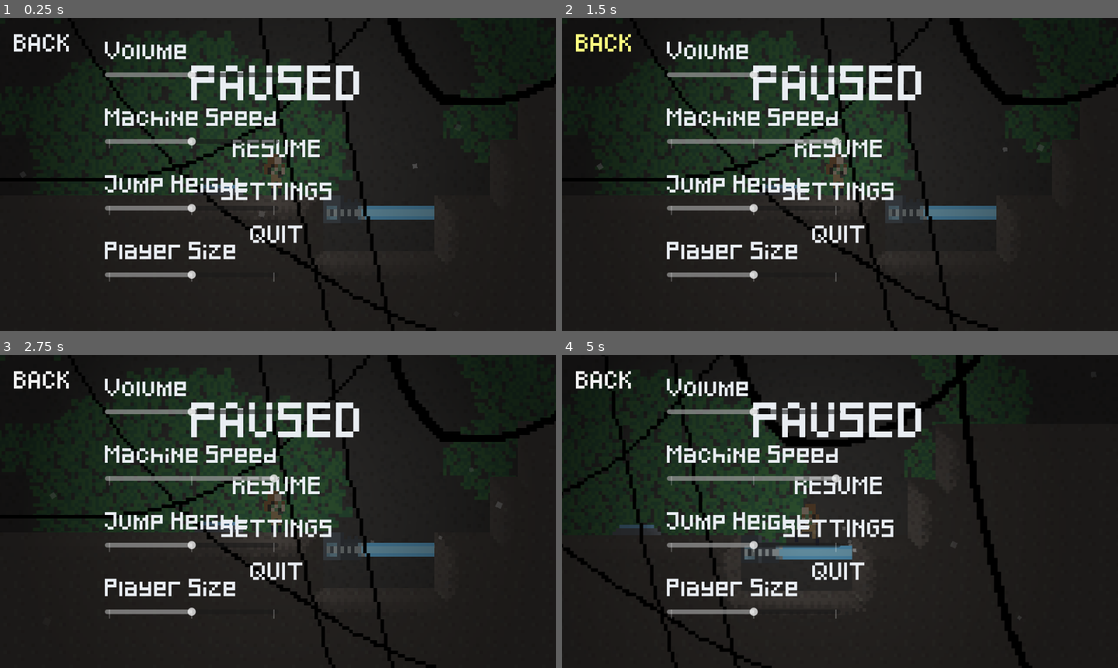
Above: before the commit, frames 1-4 (two rows, left to right).
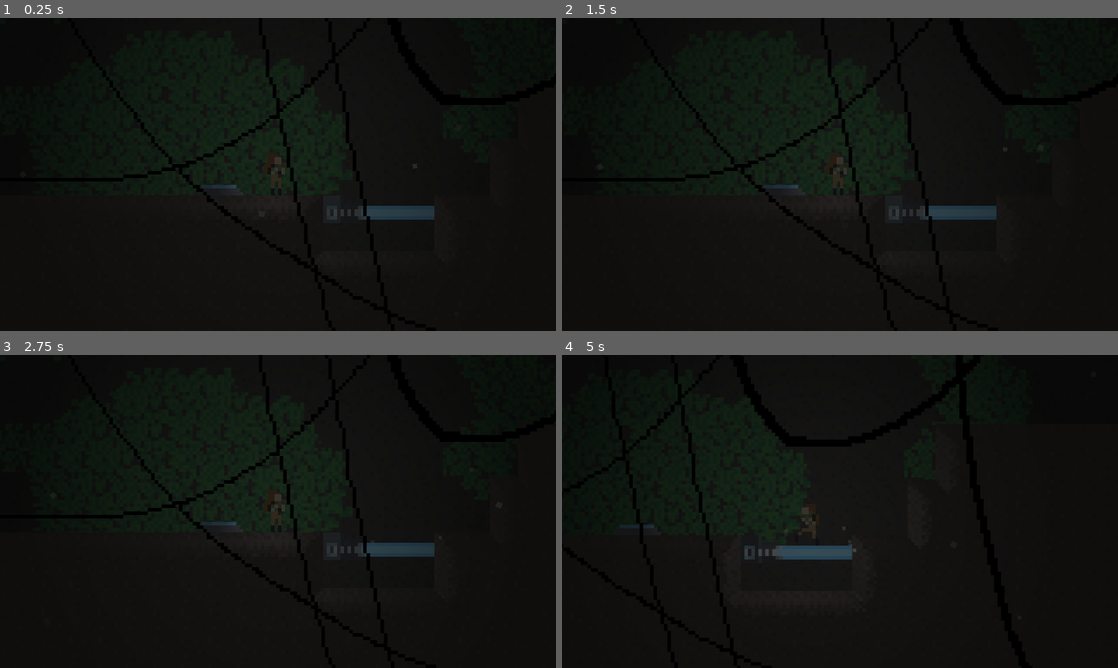
Above: after the commit, the same moments.

Repository: EpicBettaFish/trijam314
Game: Godot game, scene res://scenes/rowanTestScene.tscn
The game is run twice, just before and just after one commit, with the same random seed, the same clock (stepped at 60 frames per second) and the same inputs. The project has no main scene, so this scene is started directly.
Inputs (mouse positions are in pixels of both pictures, inside the frame that each line leads up to):
- Up to frame 1 (0.25 s): no input
- Up to frame 2 (1.5 s): click (840, 146) at 0.5 s, where only the run before the commit has a clickable "RESUME"; click (606, 39) at 1.25 s, where only the run before the commit has a clickable "BACK"
- Up to frame 3 (2.75 s): click (278, 524) at 2 s, where only the run before the commit has a clickable "SETTINGS"
- Up to frame 4 (5 s): hold D (right) 2.78-4.28 s; tap Up (jump) at 3.02, 3.77 s; hold Left (left) from 4.28 s (still down)

The runs differ from the first frame. In frame 1, 15% of the frame differs, in the area x 2-84%, y 5-85%; in frame 2, 15%; in frame 3, 15%, in the area x 2-91%, y 5-85%; in frame 4, 13%.

Commit message:
screw you :(

Diff:
--- a/project.godot
+++ b/project.godot
@@ -51,6 +51,12 @@
 "events": [Object(InputEventKey,"resource_local_to_scene":false,"resource_name":"","device":-1,"window_id":0,"alt_press …(195 unchanged characters)…
 ]
 }
+pause={
+"deadzone": 0.2,
+"events": [Object(InputEventKey,"resource_local_to_scene":false,"resource_name":"","device":-1,"window_id":0,"alt_pressed":false,"shift_pressed":false,"ctrl_pressed":false,"meta_pressed":false,"pressed":false,"keycode":0,"physical_keycode":4194308,"key_label":0,"unicode":0,"location":0,"echo":false,"script":null)
+, Object(InputEventKey,"resource_local_to_scene":false,"resource_name":"","device":-1,"window_id":0,"alt_pressed":false,"shift_pressed":false,"ctrl_pressed":false,"meta_pressed":false,"pressed":false,"keycode":0,"physical_keycode":4194305,"key_label":0,"unicode":0,"location":0,"echo":false,"script":null)
+]
+}
 
 [layer_names]
 
--- a/scenes/menu.tscn
+++ b/scenes/menu.tscn
@@ -99,26 +99,28 @@
 font_size = 25
 font_color = Color(0.912, 0.929733, 0.95, 1)
 
+[sub_resource type="LabelSettings" id="LabelSettings_vjb58"]
+font = ExtResource("2_con2f")
+font_size = 80
+font_color = Color(0.921892, 0, 0.343859, 1)
+
 [node name="Menu" type="CanvasLayer"]
 script = ExtResource("1_vjb58")
+
+[node name="Darken" type="TextureRect" parent="."]
+modulate = Color(0, 0, 0, 0.647059)
+anchors_preset = -1
+anchor_right = 24.0
+anchor_bottom = 13.5
+grow_horizontal = 2
+grow_vertical = 2
+texture = SubResource("CanvasTexture_myx47")
 
 [node name="PausedMenu" type="Control" parent="."]
 layout_mode = 3
 anchors_preset = 0
 offset_right = 40.0
 offset_bottom = 40.0
-
-[node name="Darken" type="TextureRect" parent="PausedMenu"]
-modulate = Color(0, 0, 0, 0.364706)
-layout_mode = 1
-anchors_preset = -1
-anchor_right = 24.0
-anchor_bottom = 13.5
-offset_right = -6.10352e-05
-offset_bottom = -6.10352e-05
-grow_horizontal = 2
-grow_vertical = 2
-texture = SubResource("CanvasTexture_myx47")
 
 [node name="PAUSED" type="Label" parent="PausedMenu"]
 layout_mode = 1
@@ -211,10 +213,10 @@
 offset_bottom = 383.0
 grow_horizontal = 2
 grow_vertical = 2
-theme_override_colors/font_hover_color = Color(1, 1, 0.5, 1)
+theme_override_colors/font_hover_color = Color(0.999999, 0.457775, 0.545322, 1)
 theme_override_colors/icon_normal_color = Color(0, 0, 0, 0)
 theme_override_colors/font_color = Color(0.913725, 0.929412, 0.94902, 1)
-theme_override_colors/font_pressed_color = Color(1, 1, 0.141176, 1)
+theme_override_colors/font_pressed_color = Color(0.921569, 0, 0.345098, 1)
 theme_override_fonts/font = ExtResource("2_con2f")
 theme_override_font_sizes/font_size = 25
 theme_override_styles/focus = SubResource("StyleBoxEmpty_shxmr")
@@ -327,3 +329,25 @@
 rounded = true
 tick_count = 3
 ticks_on_borders = true
+
+[node name="QuitLabel" type="Label" parent="."]
+visible = false
+anchors_preset = 3
+anchor_left = 1.0
+anchor_top = 1.0
+anchor_right = 1.0
+anchor_bottom = 1.0
+offset_left = -904.13
+offset_top = -389.82
+offset_right = -72.13
+offset_bottom = -165.82
+grow_horizontal = 0
+grow_vertical = 0
+rotation = -0.0610865
+text = "screw you  :("
+label_settings = SubResource("LabelSettings_vjb58")
+
+[connection signal="pressed" from="PausedMenu/RESUME" to="." method="_on_resume_pressed"]
+[connection signal="pressed" from="PausedMenu/SETTINGS" to="." method="_on_settings_pressed"]
+[connection signal="pressed" from="PausedMenu/QUIT" to="." method="_on_quit_pressed"]
+[connection signal="pressed" from="SettingsMenu/BACK" to="." method="_on_back_pressed"]
--- a/scripts/Singleton.gd
+++ b/scripts/Singleton.gd
@@ -1,4 +1,6 @@
 extends Node
+
+
 
 
 func _process(delta: float) -> void:
--- a/scripts/menu.gd
+++ b/scripts/menu.gd
@@ -1,11 +1,49 @@
 extends CanvasLayer
 
+@onready var settings_menu: Control = $SettingsMenu
+@onready var paused_menu: Control = $PausedMenu
+@onready var quit_label: Label = $QuitLabel
+@onready var darken: TextureRect = $Darken
 
 # Called when the node enters the scene tree for the first time.
 func _ready() -> void:
-	pass # Replace with function body.
-
+	process_mode = PROCESS_MODE_ALWAYS
+	settings_menu.visible = false
+	paused_menu.visible = false
 
 # Called every frame. 'delta' is the elapsed time since the previous frame.
 func _process(delta: float) -> void:
-	pass
+	if Input.is_action_just_pressed("pause"):
+		if paused_menu.visible == false and settings_menu.visible == false:
+			get_tree().paused = true
+			paused_menu.visible = true
+		elif paused_menu.visible == true:
+			get_tree().paused = false
+			paused_menu.visible = false
+		elif settings_menu.visible == true:
+			paused_menu.visible = true
+			settings_menu.visible = false
+
+
+
+func _on_resume_pressed() -> void:
+	get_tree().paused = false
+	paused_menu.visible = false
+
+
+func _on_quit_pressed() -> void:
+	paused_menu.visible = false
+	settings_menu.visible = false
+	darken.modulate = Color.BLACK
+	quit_label.visible = true
+	get_tree().quit
+
+
+func _on_settings_pressed() -> void:
+	paused_menu.visible = false
+	settings_menu.visible = true
+
+
+func _on_back_pressed() -> void:
+	paused_menu.visible = true
+	settings_menu.visible = false
Not shown: 1 places in scenes/menu.tscn that only renumber resources
